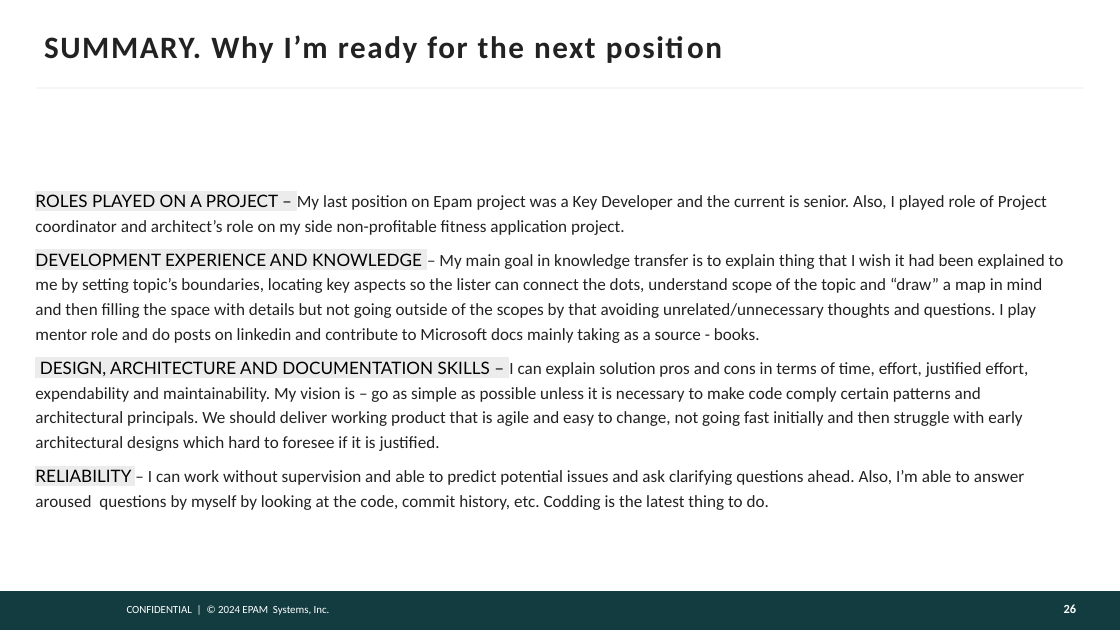
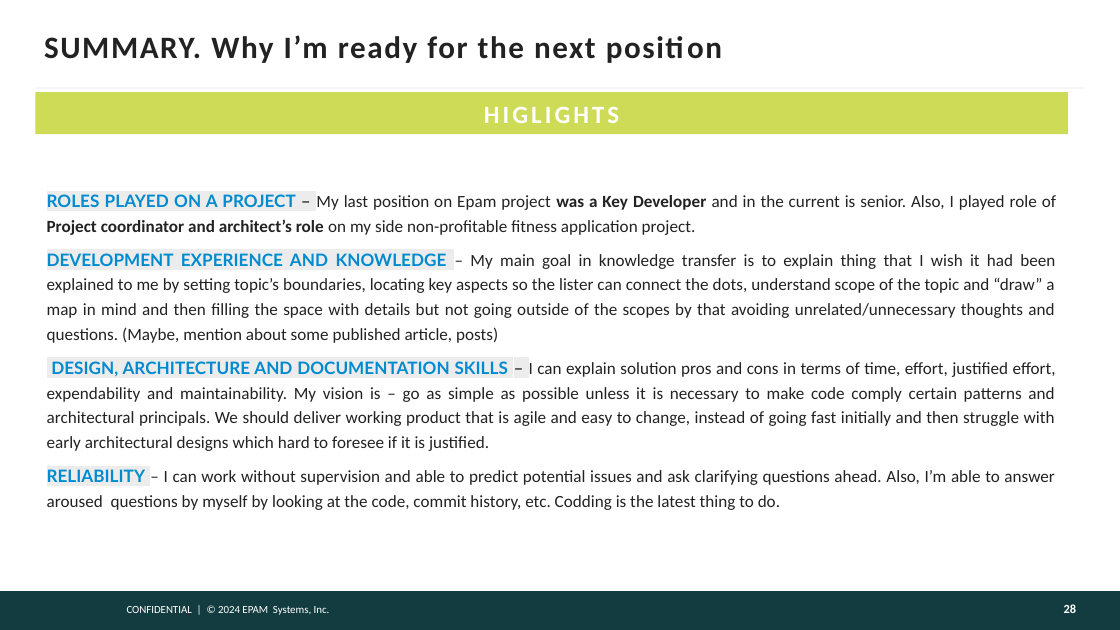
Before and after one commit to victoravt/Papers, a slide deck: slide 28 of Assessment Epam A2-A3/presentation-template.pptx (slide 26 before the commit). Drawn at 1120x630 pixels with LibreOffice and Linux fonts; fonts in the diff are those of the drawing; background and template pictures are left out. Boxes give left, top, right and bottom in pixels: in the first picture for what was removed or moved away, otherwise in the second. Text is boxed around its words. In the diff, an @@ line names an element or a change of style, - is before the commit and + after.

```diff
--- a/Assessment Epam A2-A3/presentation-template.pptx
+++ b/Assessment Epam A2-A3/presentation-template.pptx
@@ text added at box(36, 92, 1068, 134), fill #CEDB56, 16 pt, text #FFFFFF, bold @@
+HIGLIGHTS
@@ text at box(47, 194, 1056, 451): text changed @@
-ROLES PLAYED ON A PROJECT – My last position on Epam project was a Key Developer and the current is senior. Also, I played role of Project coordinator and architect’s role on my side non-profitable fitness application project.
-DEVELOPMENT EXPERIENCE AND KNOWLEDGE – My main goal in knowledge transfer is to explain thing that I wish it had been explained to me by setting topic’s boundaries, locating key aspects so the lister can connect the dots, understand scope of the topic and “draw” a map in mind and then filling the space with details but not going outside of the scopes by that avoiding unrelated/unnecessary thoughts and questions. I play mentor role and do posts on linkedin and contribute to Microsoft docs mainly taking as a source - books.
-DESIGN, ARCHITECTURE AND DOCUMENTATION SKILLS – I can explain solution pros and cons in terms of time, effort, justified effort, expendability and maintainability. My vision is – go as simple as possible unless it is necessary to make code comply certain patterns and architectural principals. We should deliver working product that is agile and easy to change, not going fast initially and then struggle with early architectural designs which hard to foresee if it is justified.
+ROLES PLAYED ON A PROJECT – My last position on Epam project was a Key Developer and in the current is senior. Also, I played role of Project coordinator and architect’s role on my side non-profitable fitness application project.
+DEVELOPMENT EXPERIENCE AND KNOWLEDGE – My main goal in knowledge transfer is to explain thing that I wish it had been explained to me by setting topic’s boundaries, locating key aspects so the lister can connect the dots, understand scope of the topic and “draw” a map in mind and then filling the space with details but not going outside of the scopes by that avoiding unrelated/unnecessary thoughts and questions. (Maybe, mention about some published article, posts)
+DESIGN, ARCHITECTURE AND DOCUMENTATION SKILLS – I can explain solution pros and cons in terms of time, effort, justified effort, expendability and maintainability. My vision is – go as simple as possible unless it is necessary to make code comply certain patterns and architectural principals. We should deliver working product that is agile and easy to change, instead of going fast initially and then struggle with early architectural designs which hard to foresee if it is justified.
@@ text at box(47, 469, 1054, 510): text colour #000000 to #008ACF, bold on in "RELIABILITY"; alignment left to justified @@
```
Also in this commit, not shown: 5 other slides changed, 4 slides added, 2 slides removed.
